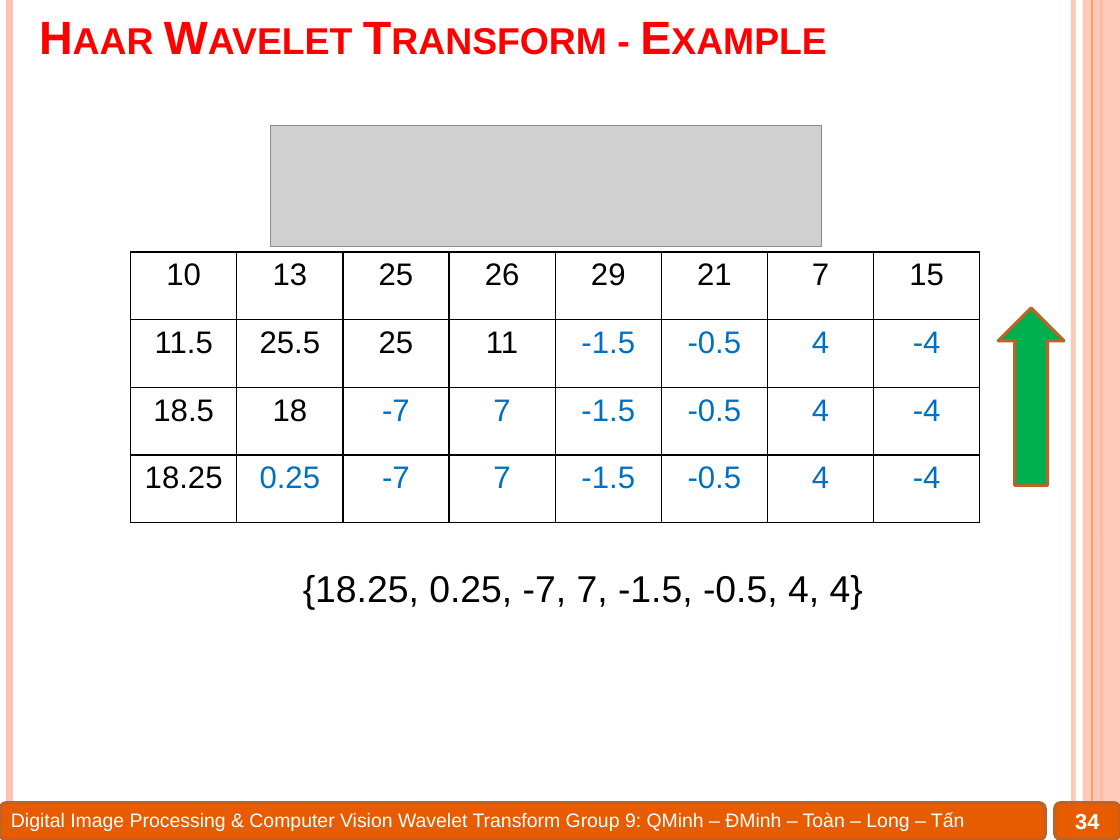
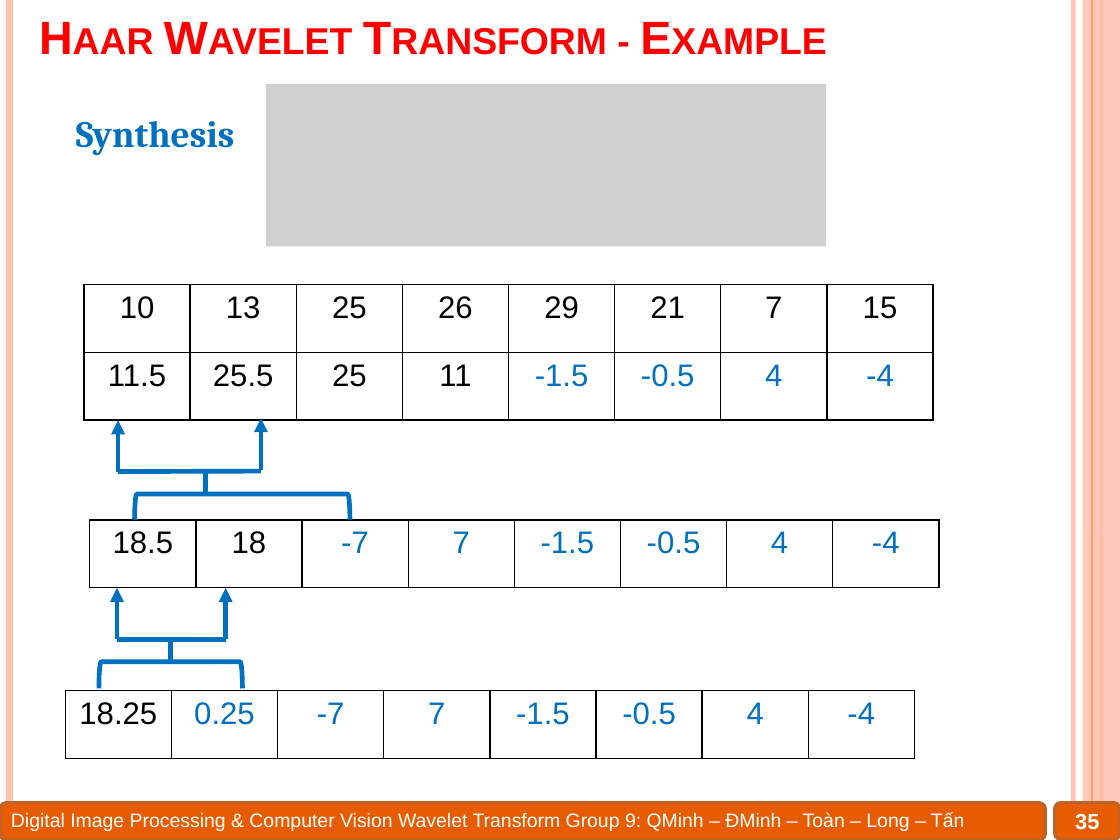
Before and after one commit to Alex7Huynh/dip-g9, a slide deck: slide 35 of 6. PPT/Wavelet transform.pptx (slide 34 before the commit). Drawn at 1120x840 pixels with LibreOffice and Linux fonts; fonts in the diff are those of the drawing; grey boxes stand for pictures. Boxes give left, top, right and bottom in pixels: in the first picture for what was removed or moved away, otherwise in the second. Text is boxed around its words. In the diff, an @@ line names an element or a change of style, - is before the commit and + after.

```diff
--- a/6. PPT/Wavelet transform.pptx
+++ b/6. PPT/Wavelet transform.pptx
@@ picture: place and size @@
-picture at bbox=[270, 125, 821, 246]
+picture at bbox=[267, 84, 827, 246]
@@ text added at bbox=[76, 121, 235, 156], 24 pt, text #0070C0, bold @@
+Synthesis
@@ table at bbox=[84, 284, 935, 420] @@
-row 3: 18.5 | 18 | -7 | 7 | -1.5 | -0.5 | 4 | -4
-row 4: 18.25 | 0.25 | -7 | 7 | -1.5 | -0.5 | 4 | -4
@@ table: place and size @@
-table at bbox=[131, 252, 982, 523]
+table at bbox=[84, 284, 935, 420]
@@ right arrow removed at bbox=[998, 309, 1065, 486] @@
@@ arrow added from (261, 469) to (261, 418), #0070C0 3 pt @@
@@ arrow added from (118, 472) to (118, 420), #0070C0 3 pt @@
@@ line added from (261, 472) to (118, 472), #0070C0 3 pt @@
@@ line added from (205, 494) to (205, 472), #0070C0 3 pt @@
@@ left bracket added at bbox=[135, 493, 350, 519], outline #0070C0 3 pt @@
@@ table added at bbox=[90, 520, 941, 587], 1 rows, 8 columns @@
+18.5 | 18 | -7 | 7 | -1.5 | -0.5 | 4 | -4
@@ text removed at bbox=[303, 575, 863, 610] @@
-{18.25, 0.25, -7, 7, -1.5, -0.5, 4, 4}
@@ group added at bbox=[99, 588, 242, 689]: 2 arrows, 2 lines, 1 left bracket @@
@@ table added at bbox=[65, 691, 916, 758], 1 rows, 8 columns @@
+18.25 | 0.25 | -7 | 7 | -1.5 | -0.5 | 4 | -4
@@ page number at bbox=[1075, 813, 1099, 830]: text changed @@
-34
+35
```
Also in this commit, not shown: 9 other slides changed, 4 other files.
